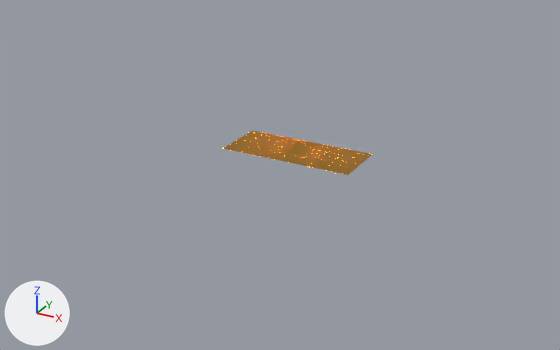
An edit to the Blender file blend/desert-car.blend, drawn before and after from the same camera.
Both versions are drawn from a camera (50 mm lens) standing at (5922.0, -10826.0, 4906.0) and looking at (110.0, -259.0, -378.0). The lights are fixed; the arrows at lower left show +X, +Y and +Z.

Script lines for the objects in view, before the commit:
```python
mat_desert = principled_material('DESERT')
mat_desert.base_color = (0.267, 0.138, 0.0193)  # brown #8d6826
mat_desert.roughness = 1.0
mat_desert.specular_tint = (0.633, 0.569, 0.51)  # light grey #d0c7bd
me_desert = bpy.data.meshes.new('DESERT')
me_desert.from_pydata(...)  # 60 vertices, 45 faces; spans x -874.0..1466.0, y -500.0..500.0, z 0.0..125.0
me_desert.materials.append(mat_desert)  # brown #8d6826
me_desert_004 = bpy.data.meshes.new('DESERT.004')
me_desert_004.from_pydata(...)  # 60 vertices, 45 faces; spans x -874.0..1466.0, y -500.0..500.0, z 0.0..125.0
me_desert_004.materials.append(mat_wireframe)  # orange #e75c00
ob_desert = bpy.data.objects.new('DESERT', me_desert)
ob_desert.location = (0.0, 0.0, 0.0)
ob_desert_002 = bpy.data.objects.new('DESERT.002', me_desert_004)
ob_desert_002.location = (0.0, 0.0, 0.0)
_m = ob_desert_002.modifiers.new('Wireframe', 'WIREFRAME')
_m.thickness = 0.5
```
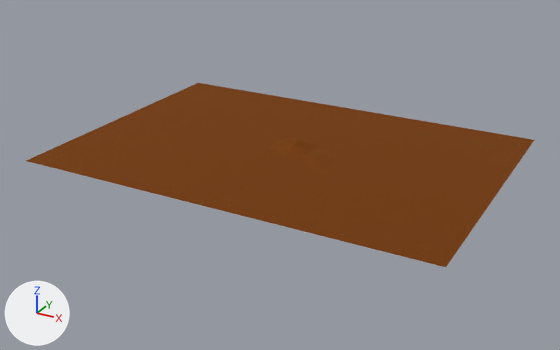
Where the change shows, as pixel boxes [x1, y1, x2, y2] in the pictures (560 x 350 px):
'DESERT', recoloured, surface changed, reshaped (239% wider, 311% taller)
    before: [223, 131, 372, 175]
    after: [26, 83, 534, 267]
'DESERT-WIREFRAME', added
    after: [50, 91, 504, 267]
'DESERT.002', deleted
    before: [244, 132, 350, 172]
part 1 of me_desert, added (brown)
    after: [26, 83, 534, 267]

The edits, one by one:
Material 'DESERT' (mat_desert) changes colour from brown #8d6826 to brown #8d4c17; in linear values from (0.267, 0.138, 0.0193) to (0.267, 0.0722, 0.0085).
In material 'DESERT' (mat_desert), roughness goes from 1.0 to 0.777.
In material 'DESERT' (mat_desert), metallic goes from 0.0 to 0.662.
Material 'DESERT-WIREFRAME' (mat_desert_wireframe) is new.
Its base color is (0.345, 0.578, 0.0586) (green #9fc844).
Its roughness is 1.0.
Its specular tint is (0.633, 0.569, 0.51) (light grey #d0c7bd).
me_desert is used by ob_desert; location (0.0, 0.0, 0.0).
me_desert had 60 vertices, 45 faces and spanned x -874.0..1466.0, y -500.0..500.0, z 0.0..125.0.
me_desert now has 988 vertices, 925 faces and spans x -3410.0..3695.0, y -2521.0..2480.0, z 0.0..125.0.
me_desert part 1: 928 vertices added at x -3410.0..3695.0, y -2521.0..2480.0, z 0.0.
Mesh me_desert_wireframe is new.
It has 988 vertices, 925 faces and spans x -3410.0..3695.0, y -2521.0..2480.0, z 0.0..125.0.
It uses material mat_desert_wireframe (green #9fc844).
Object 'DESERT.002' (ob_desert_002) is deleted.
Object 'DESERT-WIREFRAME' (ob_desert_wireframe) is new; it shows me_desert_wireframe.
Its location is (0.0, 0.0, 0.0).
It gains a WIREFRAME modifier named 'Wireframe'.
Modifier setting: thickness = 0.001.
Modifier setting: offset = 0.001.
Modifier setting: use_relative_offset = True.
